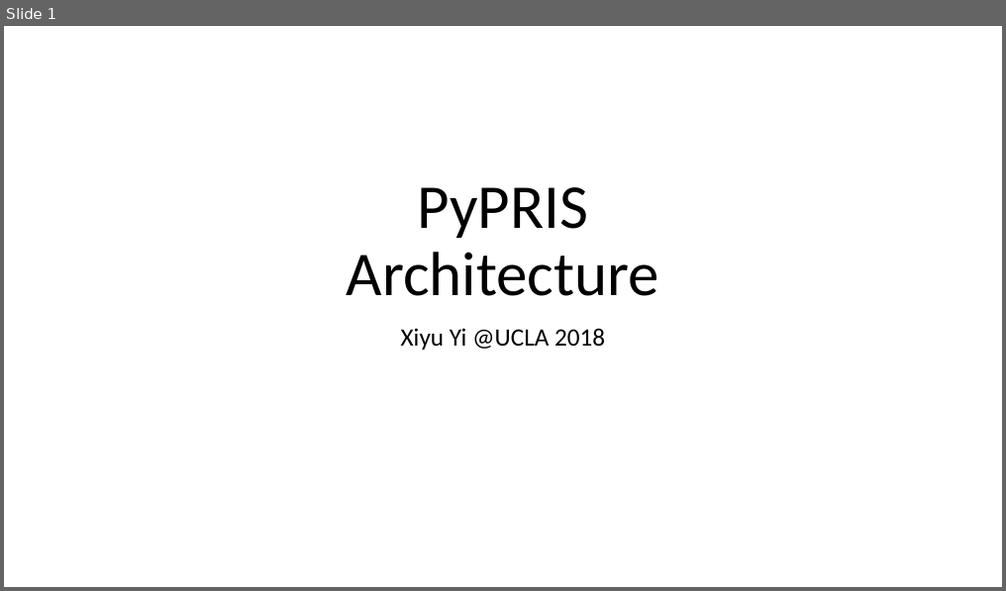
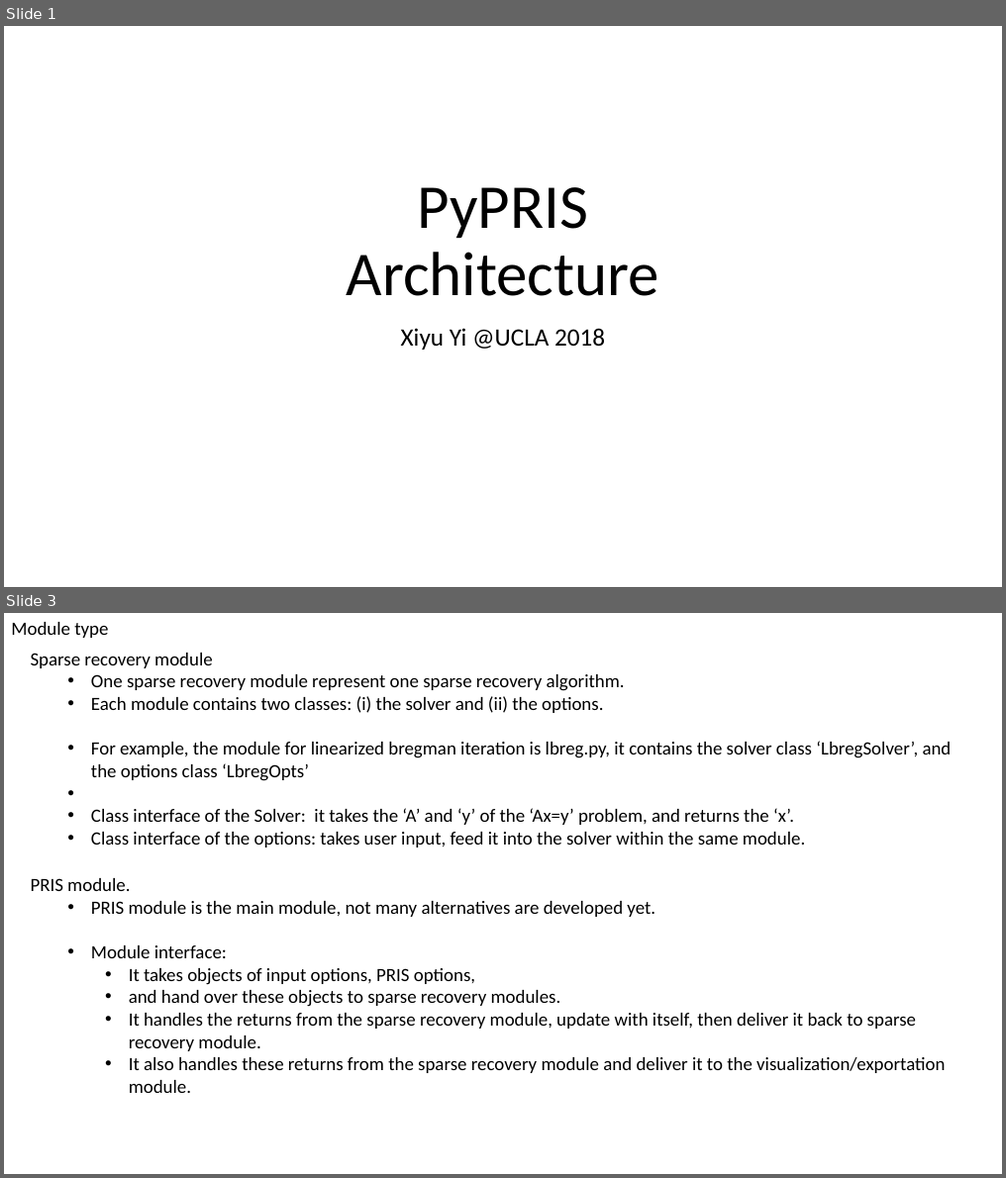
Before and after one commit to xiyuyi/PyPRIS, a slide deck: architecture.pptx. Shown one above the other, each under a label of ours: slide 1 before the commit, slides 1 and 3 after it; the slides between them are not shown. The pictures are 1006x591 and 1006x1178 pixels, drawn with LibreOffice and Linux fonts; fonts in the diff are those of the drawing. Boxes give left, top, right and bottom in pixels: in the first picture for what was removed or moved away, otherwise in the second. Text is boxed around its words. In the diff, an @@ line names an element or a change of style, - is before the commit and + after.

```diff
--- a/architecture.pptx
+++ b/architecture.pptx
@@ slide 3 added at (x1=4, y1=613, x2=1002, y2=1174), background #FFFFFF @@
@@ text added at (x1=11, y1=622, x2=108, y2=638), 18 pt, text #000000 @@
+Module type
@@ text added at (x1=31, y1=653, x2=951, y2=848), 18 pt, text #000000 @@
+Sparse recovery module
+  • One sparse recovery module represent one sparse recovery algorithm.
+  • Each module contains two classes: (i) the solver and (ii) the options.
+  • For example, the module for linearized bregman iteration is lbreg.py, it contains the solver class ‘LbregSolver’, and the options class ‘LbregOpts’
+  • Class interface of the Solver: it takes the ‘A’ and ‘y’ of the ‘Ax=y’ problem, and returns the ‘x’.
+  • Class interface of the options: takes user input, feed it into the solver within the same module.
@@ text added at (x1=31, y1=878, x2=944, y2=1093), 18 pt, text #000000 @@
+PRIS module.
+  • PRIS module is the main module, not many alternatives are developed yet.
+  • Module interface:
+    • It takes objects of input options, PRIS options,
+    • and hand over these objects to sparse recovery modules.
+    • It handles the returns from the sparse recovery module, update with itself, then deliver it back to sparse recovery module.
+    • It also handles these returns from the sparse recovery module and deliver it to the visualization/exportation module.
```
Also in this commit, not shown: 2 slides changed, 1 other slide added, 4 other files.
